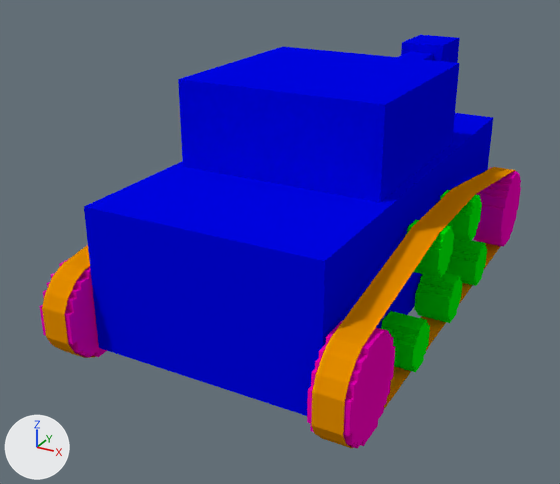
The Blender file models/tank.blend: old version first, new version second.
The view is the same before and after, from a camera (50 mm lens) standing at (14.2, -29.8, 16.8) and looking at (-1.2, -1.8, 2.8). Arrows for +X, +Y and +Z are at lower left; the lights stay in place.

Before the edit, the objects in view are built like this:
```python
me_cube_008 = bpy.data.meshes.new('Cube.008')
me_cube_008.from_pydata(...)  # 1288 vertices, 1253 faces; spans x -6.5..6.5, y -11.3..15.4, z 0.0..10.2
# faces by material slot: [144, 600, 460, 49]
me_cube_008.materials.append(None)
me_cube_008.materials.append(None)
me_cube_008.materials.append(None)
me_cube_008.materials.append(None)
ob_cube_001 = bpy.data.objects.new('Cube.001', me_cube_008)
ob_cube_001.location = (0.0, 0.0, 0.04)
ob_cube_001.material_slots[0].link = 'OBJECT'; ob_cube_001.material_slots[0].material = mat_treads  # orange #e79000
ob_cube_001.material_slots[1].link = 'OBJECT'; ob_cube_001.material_slots[1].material = mat_big_wheels  # pink #e700b2
ob_cube_001.material_slots[2].link = 'OBJECT'; ob_cube_001.material_slots[2].material = mat_little_wheels  # green #00e709
ob_cube_001.material_slots[3].link = 'OBJECT'; ob_cube_001.material_slots[3].material = mat_tank  # blue #0005e7
```
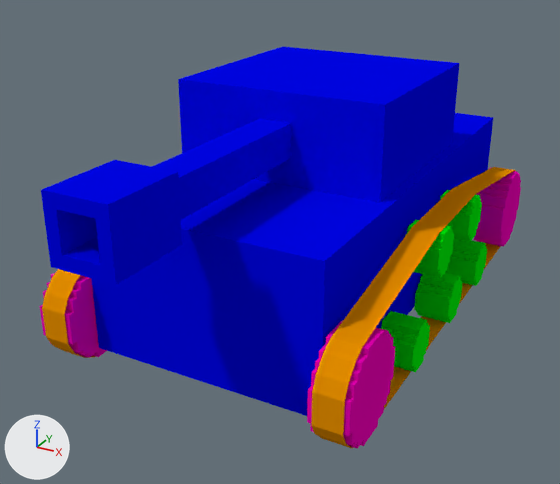
Commit message: Make tank cannon rotate properly.

Changed parts and their boxes (x1, y1, x2, y2) in the pictures (560 x 484 px; the box of a moved part takes in the faces that stretch with it):
'Cube.001', reshaped
    before: (40, 35, 521, 449)
    after: (40, 47, 521, 449)
part 1 of me_cube_008, moved or reshaped
    both: (178, 47, 459, 203)
part 2 of me_cube_008, moved or reshaped
    before: (399, 35, 460, 63)
    after: (41, 119, 291, 285)

Diff of the bpy script that builds the scene:
```diff
--- a/models/tank.blend.py
+++ b/models/tank.blend.py
@@ me_cube_008 @@
 me_cube_008.from_pydata(...)  # 1288 vertices, 1253 faces; spans x -6.5..6.5, y -11.3..15.4, z 0.0..10.2
 # used by ob_cube_001; location = (0.0, 0.0, 0.04)
+# me_cube_008 part 1: the loose piece of 8 vertices spanning x -4.5..4.5, y -4.4..4.4, z 6.5..10.2 is turned -180 degrees about the z axis through its middle
+# me_cube_008 part 2: the loose piece of 40 vertices spanning x -1.2..1.2, y 4.4..15.4, z 7.2..9.5 is turned -180 degrees about the z axis through the mesh origin
```
